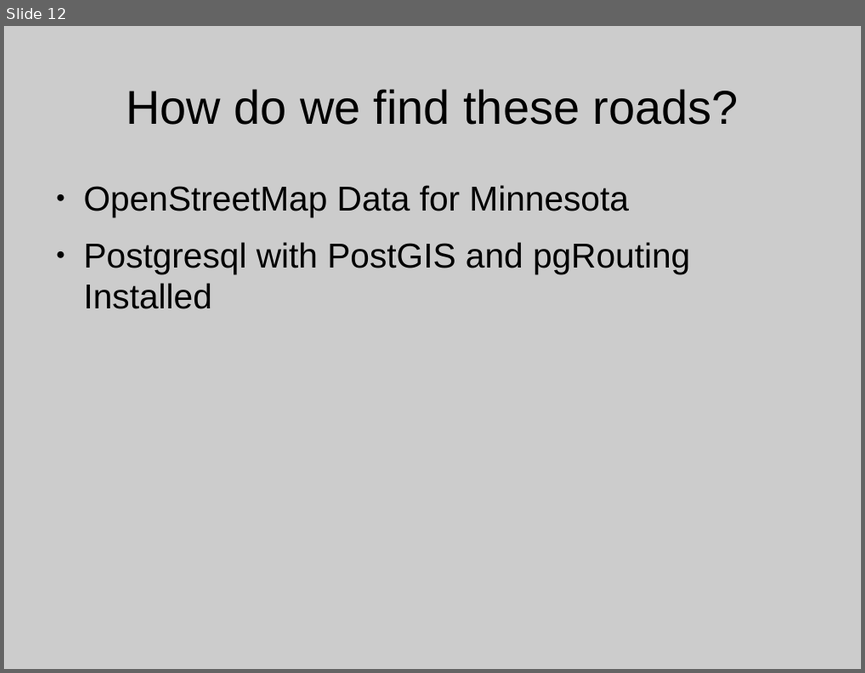
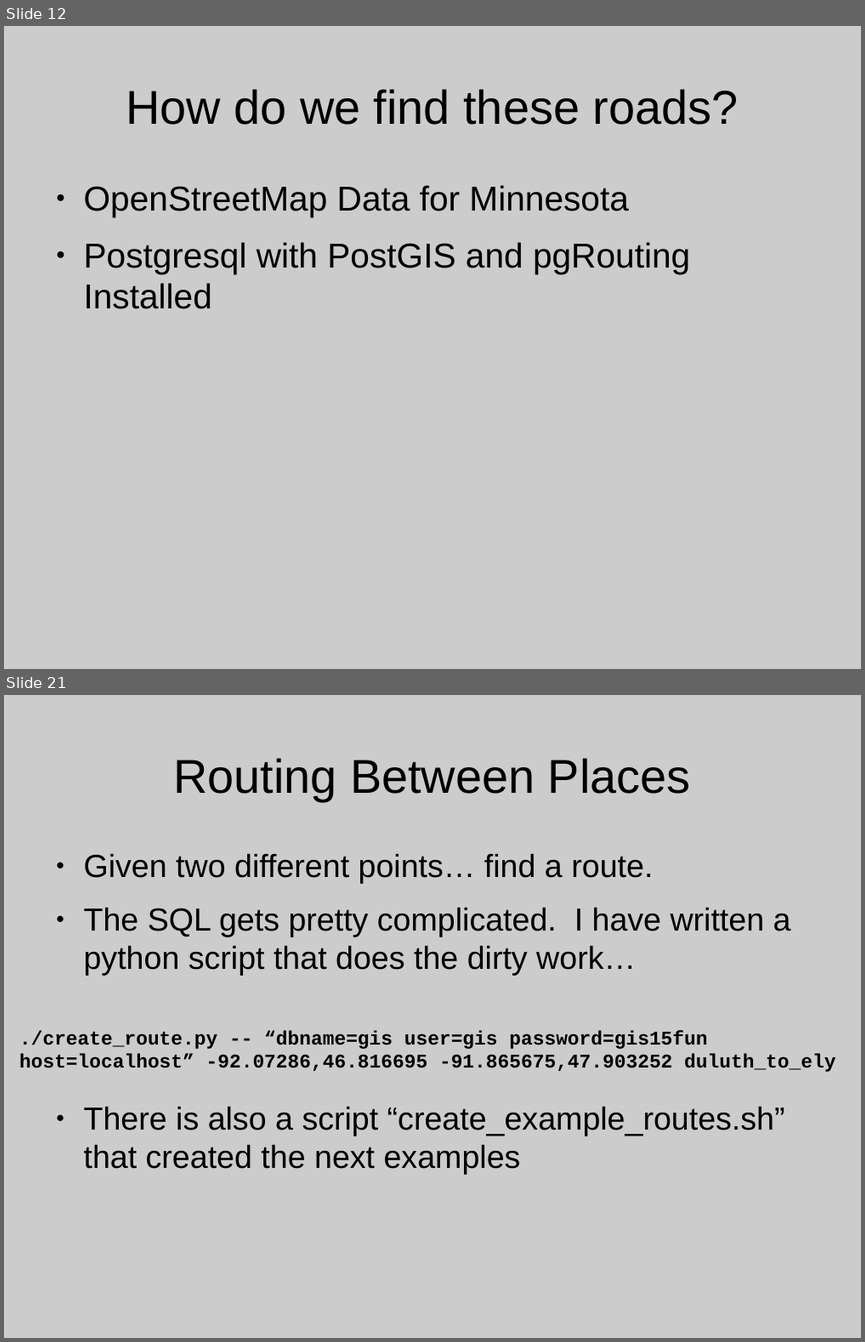
Before and after one commit to theduckylittle/routing-for-fun, a slide deck: UMGEOCON Presentation.odp. Shown one above the other, each under a label of ours: slide 12 before the commit, slides 12 and 21 after it; the slides between them are not shown. The pictures are 865x673 and 865x1342 pixels, drawn with LibreOffice and Linux fonts; fonts in the diff are those of the drawing; background and template pictures are left out. Boxes give left, top, right and bottom in pixels: in the first picture for what was removed or moved away, otherwise in the second. Text is boxed around its words. In the diff, an @@ line names an element or a change of style, - is before the commit and + after.

```diff
--- a/UMGEOCON Presentation.odp
+++ b/UMGEOCON Presentation.odp
@@ slide 21 added at [4, 695, 861, 1338], background #CCCCCC @@
@@ title added at [173, 758, 691, 801], 44 pt, text #000000 @@
+Routing Between Places
@@ text added at [84, 853, 791, 1174], 29.6 pt, text #000000 @@
+● Given two different points… find a route.
+● The SQL gets pretty complicated. I have written a python script that does the dirty work…
+● There is also a script “create_example_routes.sh” that created the next examples
@@ text added at [19, 1030, 835, 1072], 18 pt, text #000000, bold @@
+./create_route.py -- “dbname=gis user=gis password=gis15fun host=localhost” -92.07286,46.816695 -91.865675,47.903252 duluth_to_ely
```
Also in this commit, not shown: 11 other slides added, 1 slide removed, 1 other file.
